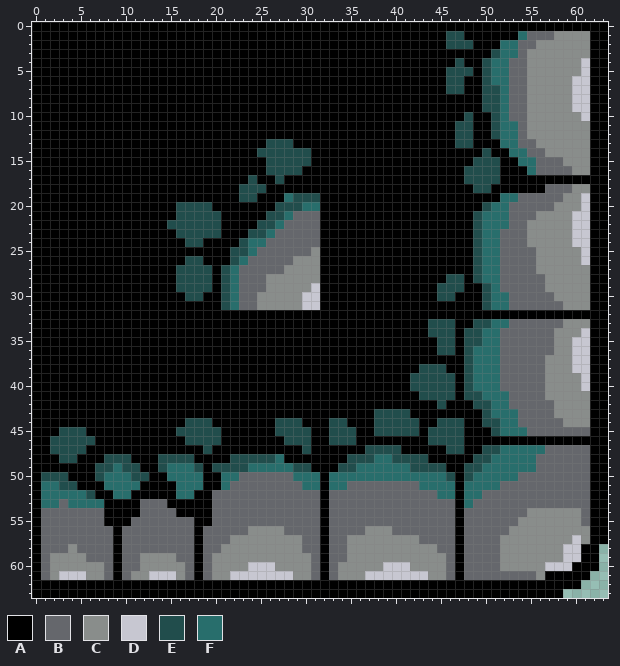
Two versions of one pixel-art sprite, art/platforms16x16_4.png. Above, as it was before the edit.
The file is 64x64 pixels.
Palette (. is transparent): A #000000  B #65676c  C #898d8b  D #c7c7d1  E #214d4c  F #286e6c
Pixels before (only the part around the change), first column x 7:
 0 AAAAAAAAAAAAAAAAAAAAAAAAAAAAA
 1 AAAAAAAAAAAAAAAAAAAAAAAAAAAAA
 2 AAAAAAAAAAAAAAAAAAAAAAAAAAAAA
 3 AAAAAAAAAAAAAAAAAAAAAAAAAAAAA
 4 AAAAAAAAAAAAAAAAAAAAAAAAAAAAA
 5 AAAAAAAAAAAAAAAAAAAAAAAAAAAAA
 6 AAAAAAAAAAAAAAAAAAAAAAAAAAAAA
 7 AAAAAAAAAAAAAAAAAAAAAAAAAAAAA
 8 AAAAAAAAAAAAAAAAAAAAAAAAAAAAA
 9 AAAAAAAAAAAAAAAAAAAAAAAAAAAAA
10 AAAAAAAAAAAAAAAAAAAAAAAAAAAAA
11 AAAAAAAAAAAAAAAAAAAAAAAAAAAAA
12 AAAAAAAAAAAAAAAAAAAAAAAAAAAAA
13 AAAAAAAAAAAAAAAAAAAEEEAAAAAAA
14 AAAAAAAAAAAAAAAAAAEEEEEEAAAAA
15 AAAAAAAAAAAAAAAAAAAEEEEEAAAAA
16 AAAAAAAAAAAAAAAAAAAEEEEAAAAAA
17 AAAAAAAAAAAAAAAAAEAAEAAAAAAAA
18 AAAAAAAAAAAAAAAAEEEAAAAAAAAAA
19 AAAAAAAAAAAAAAAAEEAAAFEEEAAAA
20 AAAAAAAAAEEEEAAAAAAAEEEFFAAAA
21 AAAAAAAAAEEEEEAAAAAEEFBBBAAAA
22 AAAAAAAAEEEEEEAAAAEEFBBBBAAAA
23 AAAAAAAAAEEEEEAAAEEFBBBBBAAAA
24 AAAAAAAAAAEEAAAAEFFBBBBBBAAAA
25 AAAAAAAAAAAAAAAEEFBBBBBBCAAAA
26 AAAAAAAAAAEEAAAEFBBBBBCCCAAAA
27 AAAAAAAAAEEEEAEFBBBBBCCCCAAAA
28 AAAAAAAAAEEEEAEFBBBCCCCCCAAAA
29 AAAAAAAAAEEEEAEFBBBCCCCCDAAAA
30 AAAAAAAAAAEEAAEFBBCCCCCDDAAAA
31 AAAAAAAAAAAAAAEFBBCCCCCDDAAAA
32 AAAAAAAAAAAAAAAAAAAAAAAAAAAAA
33 AAAAAAAAAAAAAAAAAAAAAAAAAAAAA
34 AAAAAAAAAAAAAAAAAAAAAAAAAAAAA
35 AAAAAAAAAAAAAAAAAAAAAAAAAAAAA
36 AAAAAAAAAAAAAAAAAAAAAAAAAAAAA
37 AAAAAAAAAAAAAAAAAAAAAAAAAAAAA
38 AAAAAAAAAAAAAAAAAAAAAAAAAAAAA
New version:
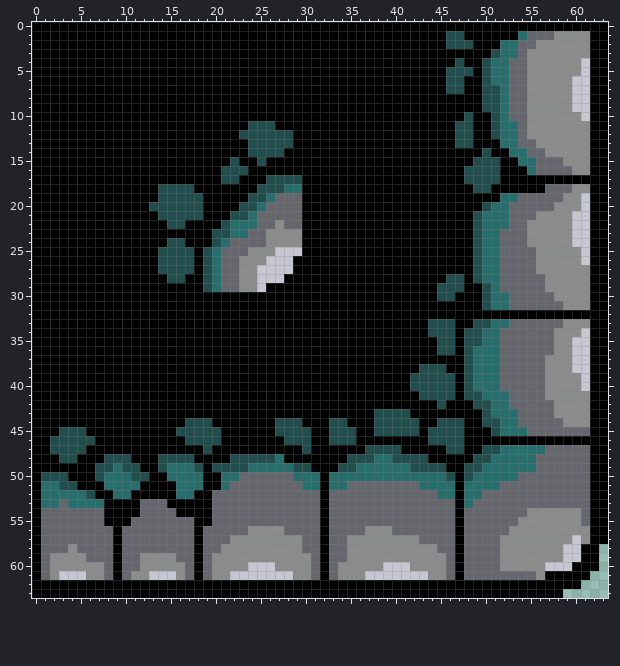
Changes in this commit:
{"y":11,"x":24,"old":"AAA","new":"EEE"}
{"y":12,"x":23,"old":"AAAAAA","new":"EEEEEE"}
{"y":13,"x":24,"old":"AA","new":"EE"}
{"y":14,"x":24,"old":"A","new":"E"}
{"y":14,"x":28,"old":"EEE","new":"AAA"}
{"y":15,"x":22,"old":"A","new":"E"}
{"y":15,"x":25,"old":"AEEEEE","new":"EAAAAA"}
{"y":16,"x":21,"old":"AAA","new":"EEE"}
{"y":16,"x":26,"old":"EEEE","new":"AAAA"}
{"y":17,"x":21,"old":"AA","new":"EE"}
{"y":17,"x":24,"old":"E","new":"A"}
{"y":17,"x":26,"old":"A","new":"E"}
{"y":17,"x":28,"old":"AA","new":"EE"}
{"y":18,"x":14,"old":"AAAA","new":"EEEE"}
{"y":18,"x":23,"old":"EE","new":"AA"}
{"y":18,"x":26,"old":"AAAA","new":"EEFF"}
{"y":19,"x":14,"old":"AAAAA","new":"EEEEE"}
{"y":19,"x":23,"old":"E","new":"A"}
{"y":19,"x":25,"old":"AAAFEEE","new":"EFBBBAA"}
{"y":20,"x":13,"old":"AAA","new":"EEE"}
{"y":20,"x":19,"old":"E","new":"A"}
{"y":20,"x":23,"old":"AAAAEEEFF","new":"EEFBBBBAA"}
{"y":21,"x":14,"old":"AA","new":"EE"}
{"y":21,"x":19,"old":"EE","new":"AA"}
{"y":21,"x":22,"old":"AAAAEEF","new":"EEFBBBB"}
{"y":21,"x":30,"old":"BB","new":"AA"}
{"y":22,"x":17,"old":"EEEEAAAAEEF","new":"AAAAEFFFBBC"}
{"y":22,"x":30,"old":"BB","new":"AA"}
{"y":23,"x":16,"old":"EEEE","new":"AAAA"}
{"y":23,"x":21,"old":"AAAEEFBBBBB","new":"EFFBBCCCCAA"}
{"y":24,"x":15,"old":"AAEE","new":"EEAA"}
{"y":24,"x":20,"old":"AAAEFFBBBBBB","new":"EFBBBBCCCCAA"}
{"y":25,"x":14,"old":"AAAA","new":"EEEE"}
{"y":25,"x":19,"old":"AAAEEFBBBBBBC","new":"EFBBBCCCDDDAA"}
{"y":26,"x":14,"old":"AAA","new":"EEE"}
{"y":26,"x":18,"old":"EAAAEFBBBBBCCC","new":"AEFBBCCCDDDAAA"}
{"y":27,"x":14,"old":"AA","new":"EE"}
{"y":27,"x":18,"old":"E","new":"A"}
{"y":27,"x":20,"old":"AEFBBBBBCCCC","new":"FBBCCDDDDAAA"}
{"y":28,"x":15,"old":"A","new":"E"}
{"y":28,"x":17,"old":"EE","new":"AA"}
{"y":28,"x":20,"old":"AEFBBBCCCCCC","new":"FBBCCDDDAAAA"}
{"y":29,"x":16,"old":"EEE","new":"AAA"}
{"y":29,"x":20,"old":"AEFBBBCCCCCD","new":"FBBCCDAAAAAA"}
{"y":30,"x":17,"old":"EE","new":"AA"}
{"y":30,"x":21,"old":"EFBBCCCCCDD","new":"AAAAAAAAAAA"}
{"y":31,"x":21,"old":"EFBBCCCCCDD","new":"AAAAAAAAAAA"}
{"label":"changed","picture_box":[149,121,320,310]}
